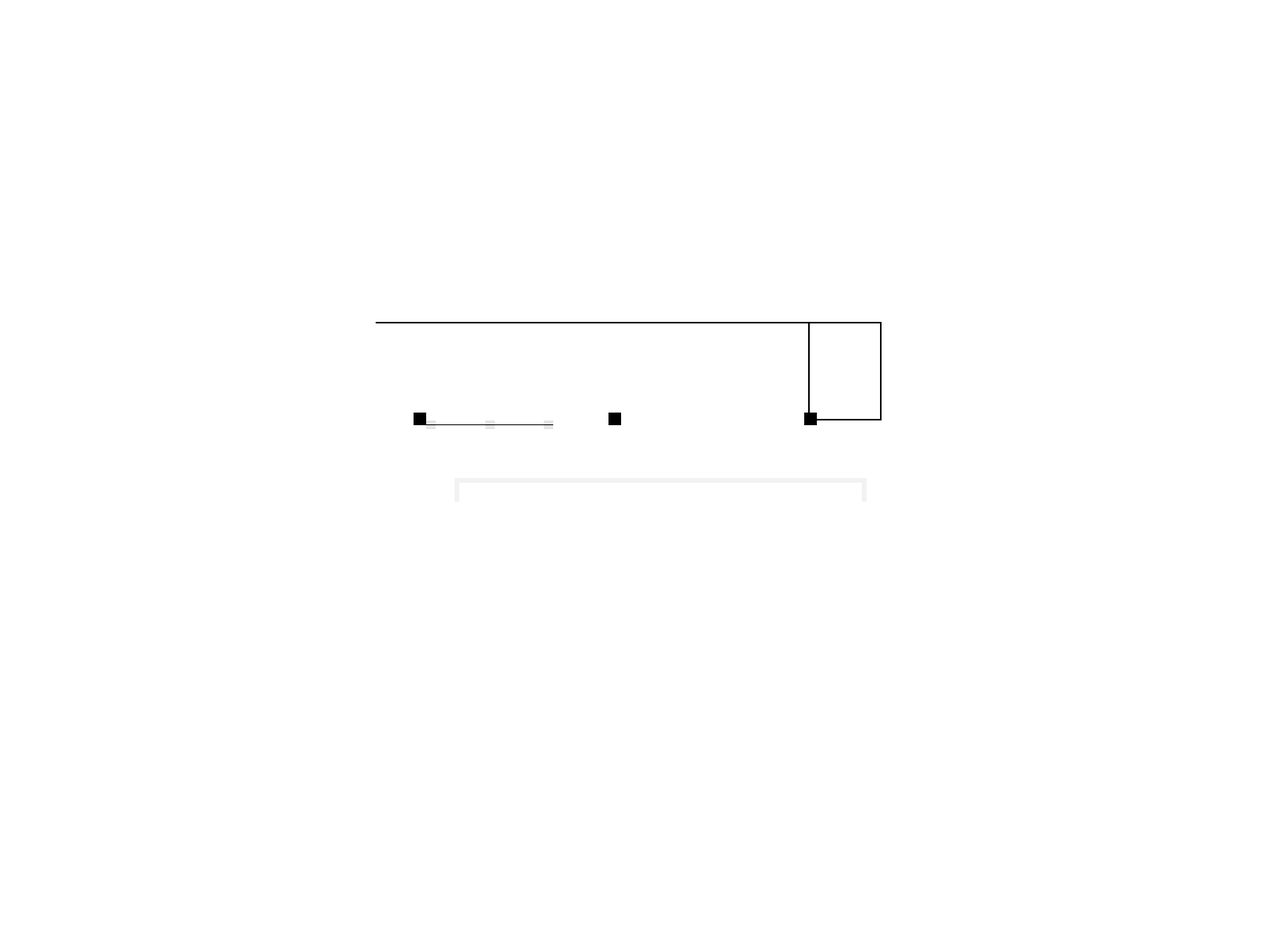
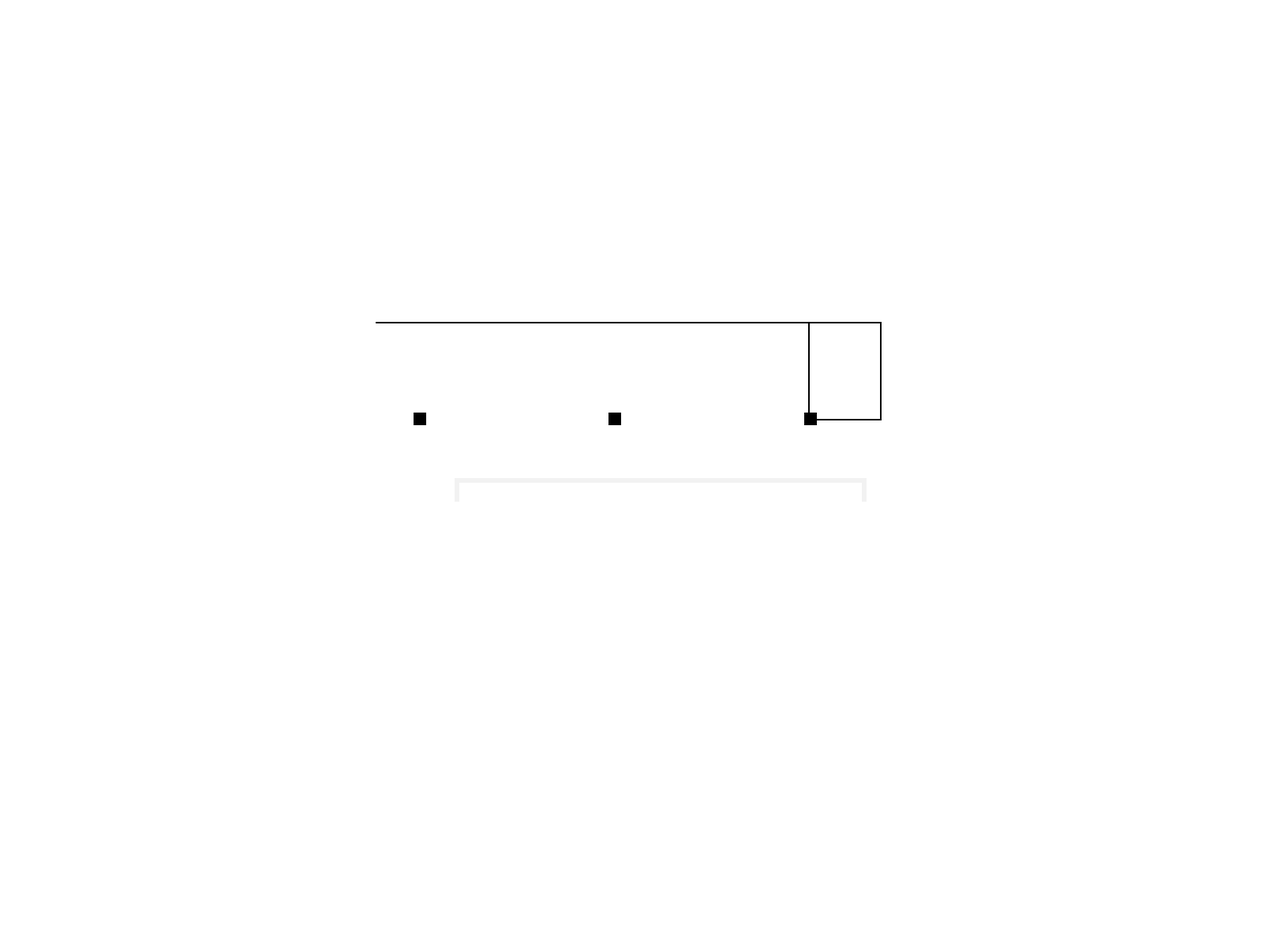
Revision of a layered (1288, 934) image; what changed, layer by layer:
painted on "walls" over (x1=426, y1=424, x2=554, y2=426)
hid "concrete_blocks" over (x1=426, y1=420, x2=554, y2=430)
showed "white" over (x1=426, y1=420, x2=554, y2=430)
